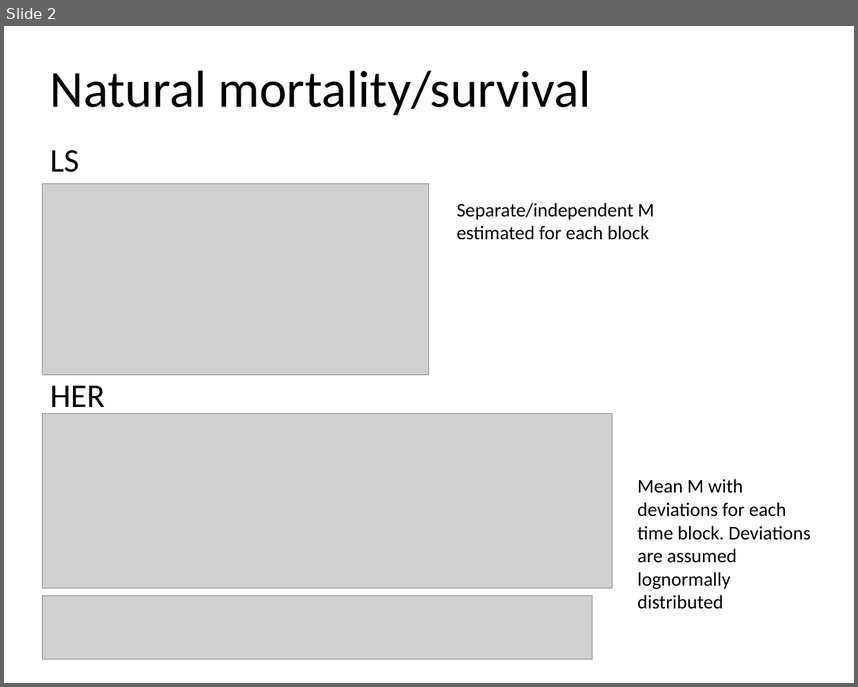
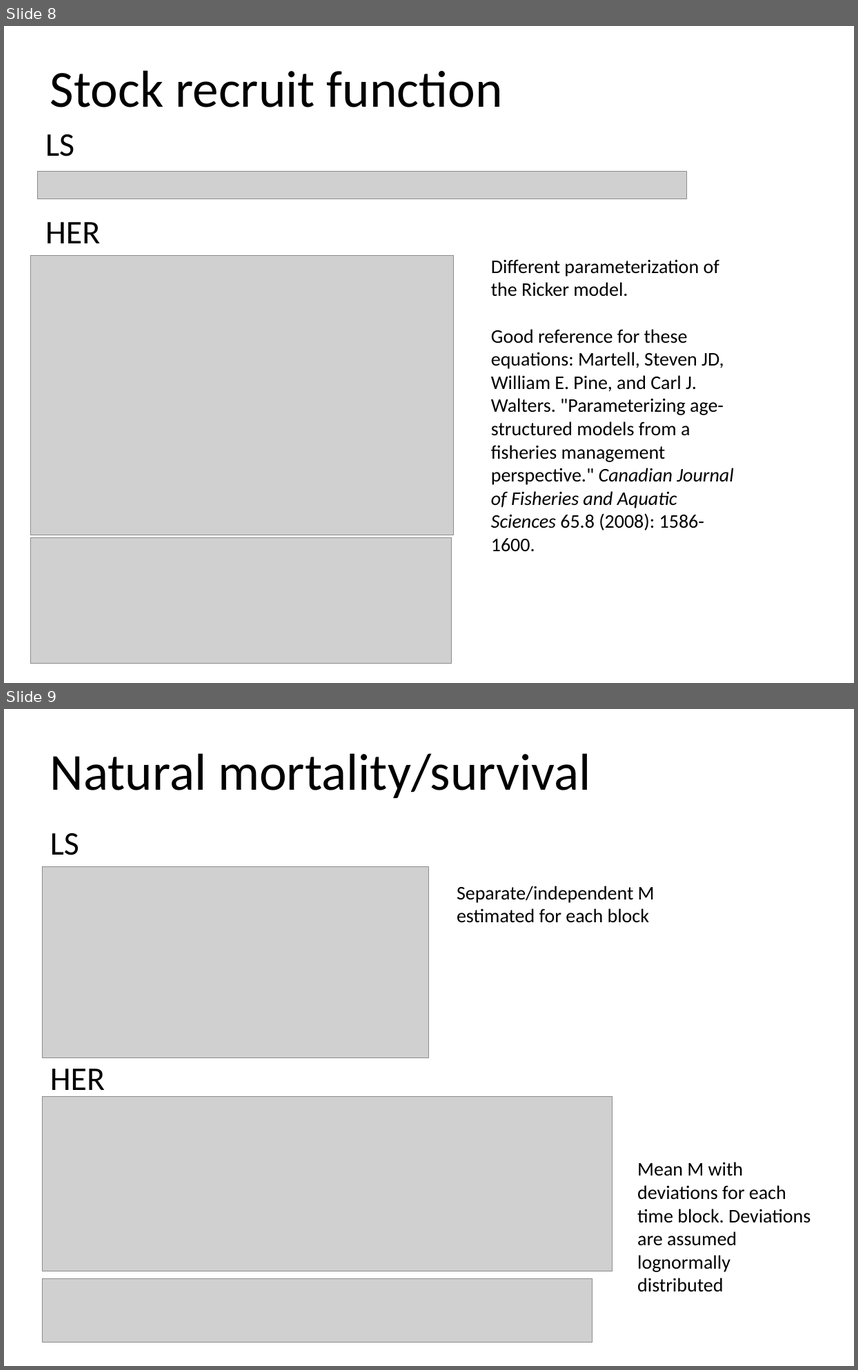
Before and after one commit to commfish/AlaskaHerring, a slide deck: technical_docs/popdy_her_ls.pptx. Shown one above the other, each under a label of ours: slide 2 before the commit, slides 8 and 9 after it. The pictures are 858x687 and 858x1370 pixels, drawn with LibreOffice and Linux fonts; fonts in the diff are those of the drawing; grey boxes stand for pictures. Boxes give left, top, right and bottom in pixels: in the first picture for what was removed or moved away, otherwise in the second. Text is boxed around its words. In the diff, an @@ line names an element or a change of style, - is before the commit and + after.

```diff
--- a/technical_docs/popdy_her_ls.pptx
+++ b/technical_docs/popdy_her_ls.pptx
@@ slide 8 added at [4,26,854,683], background #FFFFFF @@
@@ title added at [50,70,503,107], 48.4 pt, text #000000 @@
+Stock recruit function
@@ text added at [45,134,74,156], 30.8 pt, text #000000 @@
+LS
@@ picture added at [38,172,687,198] @@
@@ text added at [45,222,100,243], 30.8 pt, text #000000 @@
+HER
@@ picture added at [30,256,453,535] @@
@@ text added at [491,259,733,552], 18 pt, text #000000 @@
+Different parameterization of the Ricker model.
+Good reference for these equations: Martell, Steven JD, William E. Pine, and Carl J. Walters. "Parameterizing age-structured models from a fisheries management perspective." Canadian Journal of Fisheries and Aquatic Sciences 65.8 (2008): 1586-1600.
@@ picture added at [30,537,451,663] @@
@@ what was slide 2 is now slide 9 @@
```
Also in this commit, not shown: 1 slide changed, 6 other slides added, 1 slide removed, 7 other files.
